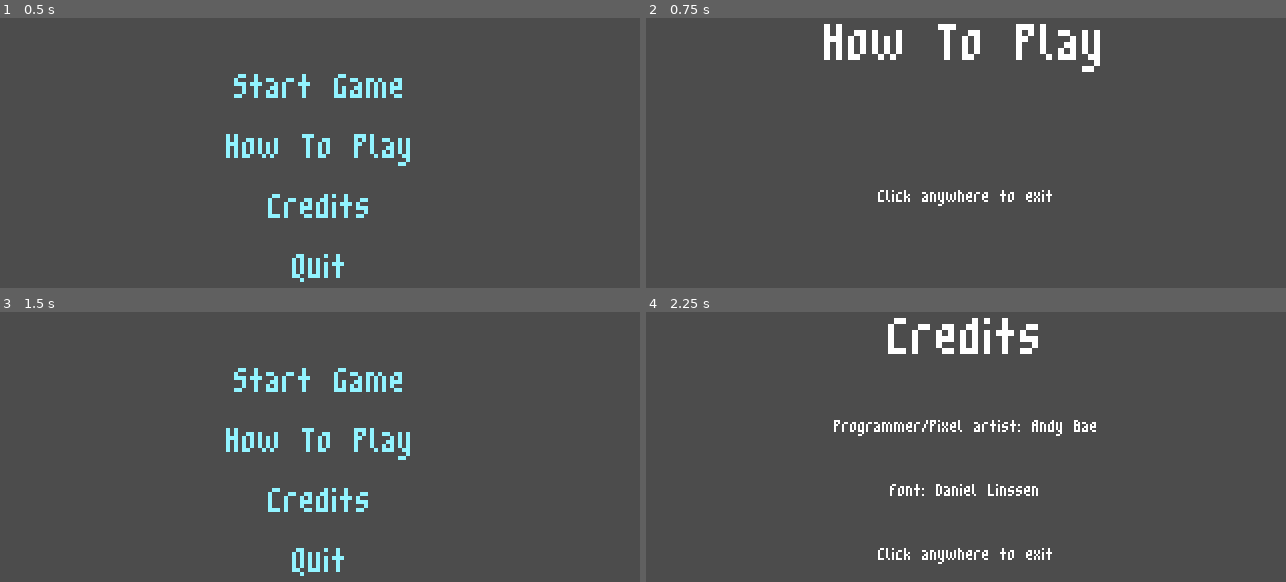
Above: before the commit, frames 1-4 (two rows, left to right).
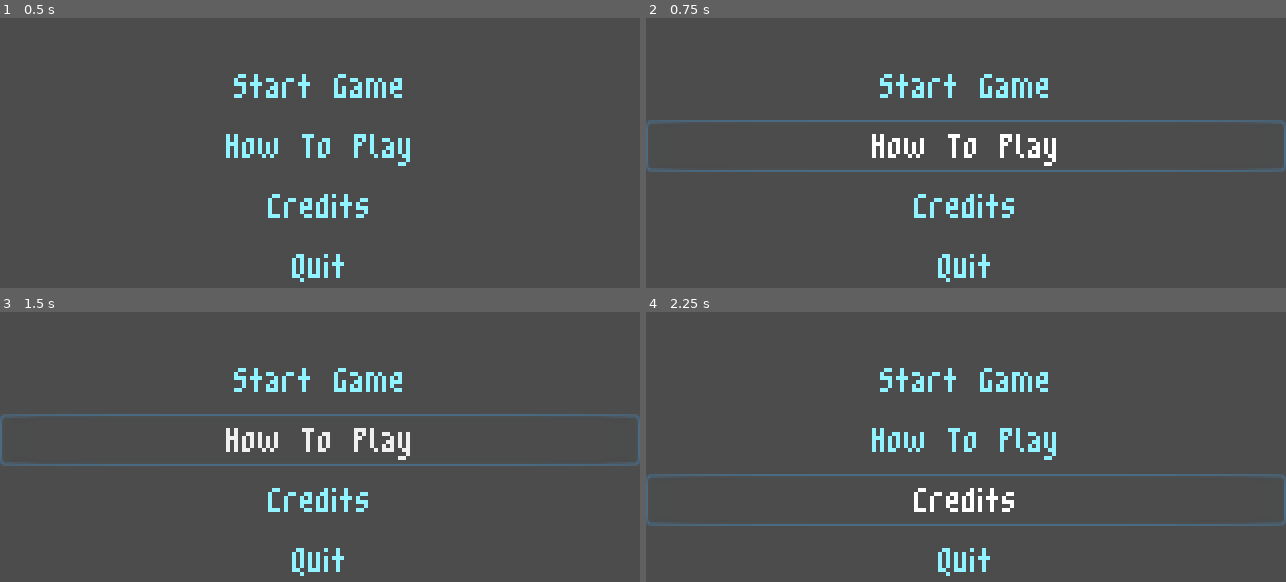
Above: after the commit, the same moments.

Repository: abae/Andy-Base-Godot-Project
Game: Godot game, scene res://screens/TitleScreen.tscn
The game is run twice, just before and just after one commit, with the same random seed, the same clock (stepped at 60 frames per second) and the same inputs. This scene is started directly instead of the project's main scene.
Inputs (mouse positions are in pixels of both pictures, inside the frame that each line leads up to):
- Up to frame 1 (0.5 s): no input
- Up to frame 2 (0.75 s): click "How To Play" at 0.5 s
- Up to frame 3 (1.5 s): click (320, 471) at 1.27 s
- Up to frame 4 (2.25 s): click "Credits" at 2 s

Frame 1 is identical in both runs. In frame 2, 6.5% of the frame differs, in the area x 0-100%, y 2-98%; in frame 3, 2.5%; in frame 4, 6.6%.
Error after the commit: Parse Error: The identifier "PlayerStats" isn't declared in the current scope. (res://screens/TitleScreen.gd:23)

Commit message:
organized structure (game state and level controller)

Diff:
--- /dev/null
+++ b/control/global/GameState.gd
@@ -0,0 +1,3 @@
+extends Node
+
+onready var playerStats = $PlayerStats
--- /dev/null
+++ b/control/global/GameState.tscn
@@ -0,0 +1,9 @@
+[gd_scene load_steps=3 format=2]
+
+[ext_resource path="res://control/global/PlayerStats.tscn" type="PackedScene" id=1]
+[ext_resource path="res://control/global/GameState.gd" type="Script" id=2]
+
+[node name="GameState" type="Node"]
+script = ExtResource( 2 )
+
+[node name="PlayerStats" parent="." instance=ExtResource( 1 )]
--- a/control/global/Transition.gd
+++ b/control/global/Transition.gd
@@ -4,11 +4,13 @@
 
 onready var animationPlayer = $AnimationPlayer
 onready var black = $Control/ColorRect
-var changing = false
+
+func _ready():
+	black.visible = false
 
 func change_scene(path, delay = 0.5):
-	if !changing:
-		changing = true
+	if !black.visible:
+		black.visible = true
 		yield(get_tree().create_timer(delay), "timeout")
 		animationPlayer.play("Out")
 		yield(animationPlayer, "animation_finished")
@@ -16,4 +18,4 @@
 		animationPlayer.play("In")
 		yield(animationPlayer, "animation_finished")
 		emit_signal("scene_changed")
-		changing = false
+		black.visible = false
--- a/control/global/Transition.tscn
+++ b/control/global/Transition.tscn
@@ -1,7 +1,6 @@
 [gd_scene load_steps=4 format=2]
 
 [ext_resource path="res://control/global/Transition.gd" type="Script" id=1]
-
 
 [sub_resource type="Animation" id=1]
 resource_name = "In"
@@ -47,7 +46,7 @@
 }
 
 [node name="ColorRect" type="ColorRect" parent="Control"]
-anchor_left = 1.1
+anchor_left = -0.1
 anchor_right = 1.1
 anchor_bottom = 1.0
 margin_bottom = 1.52588e-05
--- a/control/virtual/Stats.tscn
+++ b/control/virtual/Stats.tscn
@@ -2,6 +2,5 @@
 
 [ext_resource path="res://control/virtual/Stats.gd" type="Script" id=1]
 
-
 [node name="Stats" type="Node"]
 script = ExtResource( 1 )
--- a/hud/Camera.tscn
+++ b/hud/Camera.tscn
@@ -2,9 +2,7 @@
 
 [ext_resource path="res://hud/Camera.gd" type="Script" id=1]
 
-
-
-[node name="Camera2D" type="Camera2D"]
+[node name="Camera" type="Camera2D"]
 position = Vector2( 160, 90 )
 current = true
 zoom = Vector2( 3, 3 )
--- a/levels/Level.gd
+++ b/levels/Level.gd
@@ -1,6 +1,6 @@
 extends Node
 
-onready var camera = $Camera2D
+onready var camera = $Camera
 onready var enemies = $Enemies
 onready var player = $Players/Player
 var enemy_exists = true
--- a/levels/Level1.tscn
+++ /dev/null
@@ -1,27 +0,0 @@
-[gd_scene load_steps=4 format=2]
-
-[ext_resource path="res://hud/Camera.tscn" type="PackedScene" id=1]
-[ext_resource path="res://levels/Level.gd" type="Script" id=2]
-[ext_resource path="res://player/Player.tscn" type="PackedScene" id=3]
-
-[node name="Level1" type="Node"]
-script = ExtResource( 2 )
-
-[node name="Camera2D" parent="." instance=ExtResource( 1 )]
-position = Vector2( 159, 90 )
-
-[node name="Background" type="Node2D" parent="."]
-
-[node name="Particles" type="Node2D" parent="."]
-
-[node name="Projectiles" type="Node2D" parent="."]
-
-[node name="Enemies" type="Node2D" parent="."]
-
-[node name="Players" type="Node2D" parent="."]
-
-[node name="Player" parent="Players" instance=ExtResource( 3 )]
-position = Vector2( 159, 90 )
-
-[node name="CameraTransform" type="RemoteTransform2D" parent="Players/Player"]
-remote_path = NodePath("../../../Camera2D")
--- /dev/null
+++ b/levels/Template.tscn
@@ -0,0 +1,27 @@
+[gd_scene load_steps=4 format=2]
+
+[ext_resource path="res://levels/Level.gd" type="Script" id=1]
+[ext_resource path="res://player/Player.tscn" type="PackedScene" id=2]
+[ext_resource path="res://hud/Camera.tscn" type="PackedScene" id=3]
+
+[node name="Template" type="Node"]
+script = ExtResource( 1 )
+
+[node name="Camera" parent="." instance=ExtResource( 3 )]
+position = Vector2( 159, 90 )
+
+[node name="Background" type="Node2D" parent="."]
+
+[node name="Particles" type="Node2D" parent="."]
+
+[node name="Projectiles" type="Node2D" parent="."]
+
+[node name="Enemies" type="Node2D" parent="."]
+
+[node name="Players" type="Node2D" parent="."]
+
+[node name="Player" parent="Players" instance=ExtResource( 2 )]
+position = Vector2( 159, 90 )
+
+[node name="CameraTransform" type="RemoteTransform2D" parent="Players/Player"]
+remote_path = NodePath("../../../Camera")
--- a/player/Player.gd
+++ b/player/Player.gd
@@ -10,9 +10,9 @@
 
 var state = MOVE
 var velocity = Vector2.ZERO
-var stats = PlayerStats
 
-onready var swordHitbox = $Hitbox
+onready var stats = GameState.playerStats
+onready var hitbox = $Hitbox
 onready var hurtbox = $Hurtbox
 
 func _ready():
--- a/project.godot
+++ b/project.godot
@@ -16,14 +16,14 @@
 [application]
 
 config/name="AndyBaseGodotProject"
-run/main_scene="res://levels/Level1.tscn"
+run/main_scene="res://levels/Template.tscn"
 config/icon="res://icon.png"
 
 [autoload]
 
-PlayerStats="*res://player/PlayerStats.tscn"
+GameState="*res://control/global/GameState.tscn"
+Transition="*res://control/global/Transition.tscn"
 MusicController="*res://control/global/MusicController.tscn"
-Transition="*res://control/global/Transition.tscn"
 
 [display]
 
--- /dev/null
+++ b/promo/BatDeathEffect.tscn
@@ -0,0 +1,63 @@
+[gd_scene load_steps=15 format=2]
+
+[ext_resource path="res://Effects/EnemyDeathEffect.png" type="Texture" id=1]
+[ext_resource path="res://Effects/Effect.gd" type="Script" id=2]
+[ext_resource path="res://Music and Sounds/EnemyDie2.wav" type="AudioStream" id=3]
+
+[sub_resource type="AtlasTexture" id=1]
+atlas = ExtResource( 1 )
+region = Rect2( 0, 0, 32, 32 )
+
+[sub_resource type="AtlasTexture" id=2]
+atlas = ExtResource( 1 )
+region = Rect2( 32, 0, 32, 32 )
+
+[sub_resource type="AtlasTexture" id=3]
+atlas = ExtResource( 1 )
+region = Rect2( 64, 0, 32, 32 )
+
+[sub_resource type="AtlasTexture" id=4]
+atlas = ExtResource( 1 )
+region = Rect2( 96, 0, 32, 32 )
+
+[sub_resource type="AtlasTexture" id=5]
+atlas = ExtResource( 1 )
+region = Rect2( 128, 0, 32, 32 )
+
+[sub_resource type="AtlasTexture" id=6]
+atlas = ExtResource( 1 )
+region = Rect2( 160, 0, 32, 32 )
+
+[sub_resource type="AtlasTexture" id=7]
+atlas = ExtResource( 1 )
+region = Rect2( 192, 0, 32, 32 )
+
+[sub_resource type="AtlasTexture" id=8]
+atlas = ExtResource( 1 )
+region = Rect2( 224, 0, 32, 32 )
+
+[sub_resource type="AtlasTexture" id=9]
+atlas = ExtResource( 1 )
+region = Rect2( 256, 0, 32, 32 )
+
+[sub_resource type="AtlasTexture" id=10]
+atlas = ExtResource( 1 )
+region = Rect2( 288, 0, 32, 32 )
+
+[sub_resource type="SpriteFrames" id=11]
+animations = [ {
+"frames": [ SubResource( 1 ), SubResource( 2 ), SubResource( 3 ), SubResource( 4 ), SubResource( 5 ), SubResource( 6 ), SubResource( 7 ), SubResource( 8 ), SubResource( 9 ), SubResource( 10 ) ],
+"loop": true,
+"name": "Animate",
+"speed": 15.0
+} ]
+
+[node name="BatDeathEffect" type="AnimatedSprite"]
+frames = SubResource( 11 )
+animation = "Animate"
+offset = Vector2( 0, -8 )
+script = ExtResource( 2 )
+
+[node name="AudioStreamPlayer" type="AudioStreamPlayer" parent="."]
+stream = ExtResource( 3 )
+autoplay = true
--- /dev/null
+++ b/promo/Blood.gd
@@ -0,0 +1,7 @@
+extends Particles2D
+
+func _ready():
+	self.emitting = true
+
+func _on_Timer_timeout():
+	queue_free()
--- /dev/null
+++ b/promo/Blood.tscn
@@ -0,0 +1,54 @@
+[gd_scene load_steps=9 format=2]
+
+[ext_resource path="res://Effects/Blood.gd" type="Script" id=1]
+
+[sub_resource type="Gradient" id=1]
+colors = PoolColorArray( 0.431373, 0.658824, 0, 1, 1, 1, 1, 0 )
+
+[sub_resource type="GradientTexture" id=2]
+gradient = SubResource( 1 )
+
+[sub_resource type="Curve" id=3]
+max_value = 100.0
+_data = [ Vector2( 0.00719424, 100 ), 0.0, 0.0, 0, 0, Vector2( 0.521583, 6.59091 ), 0.0, 0.0, 0, 0, Vector2( 1, 0 ), 81.5424, 0.0, 0, 0 ]
+
+[sub_resource type="CurveTexture" id=4]
+curve = SubResource( 3 )
+
+[sub_resource type="Curve" id=5]
+_data = [ Vector2( 0, 1 ), 0.0, 0.0, 0, 0, Vector2( 1, 0.0227273 ), 0.0, 0.0, 0, 0 ]
+
+[sub_resource type="CurveTexture" id=6]
+curve = SubResource( 5 )
+
+[sub_resource type="ParticlesMaterial" id=7]
+flag_disable_z = true
+spread = 180.0
+gravity = Vector3( 0, 0, 0 )
+initial_velocity = 263.28
+initial_velocity_random = 1.0
+orbit_velocity = 0.0
+orbit_velocity_random = 0.0
+damping = 27.72
+damping_random = 0.46
+damping_curve = SubResource( 4 )
+scale = 2.0
+scale_random = 1.0
+scale_curve = SubResource( 6 )
+color_ramp = SubResource( 2 )
+
+[node name="Blood" type="Particles2D"]
+emitting = false
+amount = 1025
+lifetime = 5.0
+one_shot = true
+explosiveness = 1.0
+randomness = 1.0
+process_material = SubResource( 7 )
+script = ExtResource( 1 )
+
+[node name="Timer" type="Timer" parent="."]
+wait_time = 20.0
+one_shot = true
+autostart = true
+[connection signal="timeout" from="Timer" to="." method="_on_Timer_timeout"]
--- /dev/null
+++ b/promo/BloodSmall.tscn
@@ -0,0 +1,54 @@
+[gd_scene load_steps=9 format=2]
+
+[ext_resource path="res://Effects/Blood.gd" type="Script" id=1]
+
+[sub_resource type="Gradient" id=1]
+colors = PoolColorArray( 0.431373, 0.658824, 0, 1, 1, 1, 1, 0 )
+
+[sub_resource type="GradientTexture" id=2]
+gradient = SubResource( 1 )
+
+[sub_resource type="Curve" id=3]
+max_value = 100.0
+_data = [ Vector2( 0.00719424, 100 ), 0.0, 0.0, 0, 0, Vector2( 0.521583, 6.59091 ), 0.0, 0.0, 0, 0, Vector2( 1, 0 ), 81.5424, 0.0, 0, 0 ]
+
+[sub_resource type="CurveTexture" id=4]
+curve = SubResource( 3 )
+
+[sub_resource type="Curve" id=5]
+_data = [ Vector2( 0, 1 ), 0.0, 0.0, 0, 0, Vector2( 1, 0.0227273 ), 0.0, 0.0, 0, 0 ]
+
+[sub_resource type="CurveTexture" id=6]
+curve = SubResource( 5 )
+
+[sub_resource type="ParticlesMaterial" id=7]
+flag_disable_z = true
+spread = 180.0
+gravity = Vector3( 0, 0, 0 )
+initial_velocity = 86.41
+initial_velocity_random = 1.0
+orbit_velocity = 0.0
+orbit_velocity_random = 0.0
+damping = 27.72
+damping_random = 0.46
+damping_curve = SubResource( 4 )
+scale = 2.0
+scale_random = 1.0
+scale_curve = SubResource( 6 )
+color_ramp = SubResource( 2 )
+
+[node name="Blood" type="Particles2D"]
+emitting = false
+amount = 256
+lifetime = 5.0
+one_shot = true
+explosiveness = 1.0
+randomness = 1.0
+process_material = SubResource( 7 )
+script = ExtResource( 1 )
+
+[node name="Timer" type="Timer" parent="."]
+wait_time = 20.0
+one_shot = true
+autostart = true
+[connection signal="timeout" from="Timer" to="." method="_on_Timer_timeout"]
--- /dev/null
+++ b/promo/Effect.gd
@@ -0,0 +1,10 @@
+extends AnimatedSprite
+
+
+func _ready():
+# warning-ignore:return_value_discarded
+	self.connect("animation_finished", self, "_on_animation_finished")
+	play("Animate")
+
+func _on_animation_finished():
+	queue_free()
--- /dev/null
+++ b/promo/GrassEffect.tscn
@@ -0,0 +1,39 @@
+[gd_scene load_steps=9 format=2]
+
+[ext_resource path="res://Effects/Effect.gd" type="Script" id=1]
+[ext_resource path="res://Effects/GrassEffect.png" type="Texture" id=2]
+
+[sub_resource type="AtlasTexture" id=1]
+atlas = ExtResource( 2 )
+region = Rect2( 0, 0, 32, 32 )
+
+[sub_resource type="AtlasTexture" id=2]
+atlas = ExtResource( 2 )
+region = Rect2( 32, 0, 32, 32 )
+
+[sub_resource type="AtlasTexture" id=3]
+atlas = ExtResource( 2 )
+region = Rect2( 64, 0, 32, 32 )
+
+[sub_resource type="AtlasTexture" id=4]
+atlas = ExtResource( 2 )
+region = Rect2( 96, 0, 32, 32 )
+
+[sub_resource type="AtlasTexture" id=5]
+atlas = ExtResource( 2 )
+region = Rect2( 128, 0, 32, 32 )
+
+[sub_resource type="SpriteFrames" id=6]
+animations = [ {
+"frames": [ SubResource( 1 ), SubResource( 2 ), SubResource( 3 ), SubResource( 4 ), SubResource( 5 ) ],
+"loop": true,
+"name": "Animate",
+"speed": 15.0
+} ]
+
+[node name="GrassEffect" type="AnimatedSprite"]
+frames = SubResource( 6 )
+animation = "Animate"
+centered = false
+offset = Vector2( -8, -8 )
+script = ExtResource( 1 )
--- /dev/null
+++ b/promo/HitEffect.tscn
@@ -0,0 +1,31 @@
+[gd_scene load_steps=7 format=2]
+
+[ext_resource path="res://Effects/HitEffect.png" type="Texture" id=1]
+[ext_resource path="res://Effects/Effect.gd" type="Script" id=2]
+[ext_resource path="res://Music and Sounds/Hit.wav" type="AudioStream" id=3]
+
+[sub_resource type="AtlasTexture" id=1]
+atlas = ExtResource( 1 )
+region = Rect2( 0, 0, 24, 24 )
+
+[sub_resource type="AtlasTexture" id=2]
+atlas = ExtResource( 1 )
+region = Rect2( 24, 0, 24, 24 )
+
+[sub_resource type="SpriteFrames" id=3]
+animations = [ {
+"frames": [ SubResource( 1 ), SubResource( 2 ) ],
+"loop": true,
+"name": "Animate",
+"speed": 15.0
+} ]
+
+[node name="HitEffect" type="AnimatedSprite"]
+frames = SubResource( 3 )
+animation = "Animate"
+offset = Vector2( 0, -8 )
+script = ExtResource( 2 )
+
+[node name="AudioStreamPlayer" type="AudioStreamPlayer" parent="."]
+stream = ExtResource( 3 )
+autoplay = true
--- a/screens/TitleScreen.tscn
+++ b/screens/TitleScreen.tscn
@@ -37,7 +37,7 @@
 margin_right = 320.0
 margin_bottom = 58.0
 text = "Start Game"
-scene_to_load = "res://levels/Level1.tscn"
+scene_to_load = "res://levels/Template.tscn"
 
 [node name="HowtoPlay" parent="Menu/CenterRow/Buttons" instance=ExtResource( 1 )]
 margin_top = 62.0
Renamed: player/PlayerStats.tscn -> control/global/PlayerStats.tscn
Binary file added: promo/EnemyDeathEffect.png
Not shown, added: promo/EnemyDeathEffect.png.import
Binary file added: promo/GrassEffect.png
Not shown, added: promo/GrassEffect.png.import
Binary file added: promo/HitEffect.png
Not shown, added: promo/HitEffect.png.import
